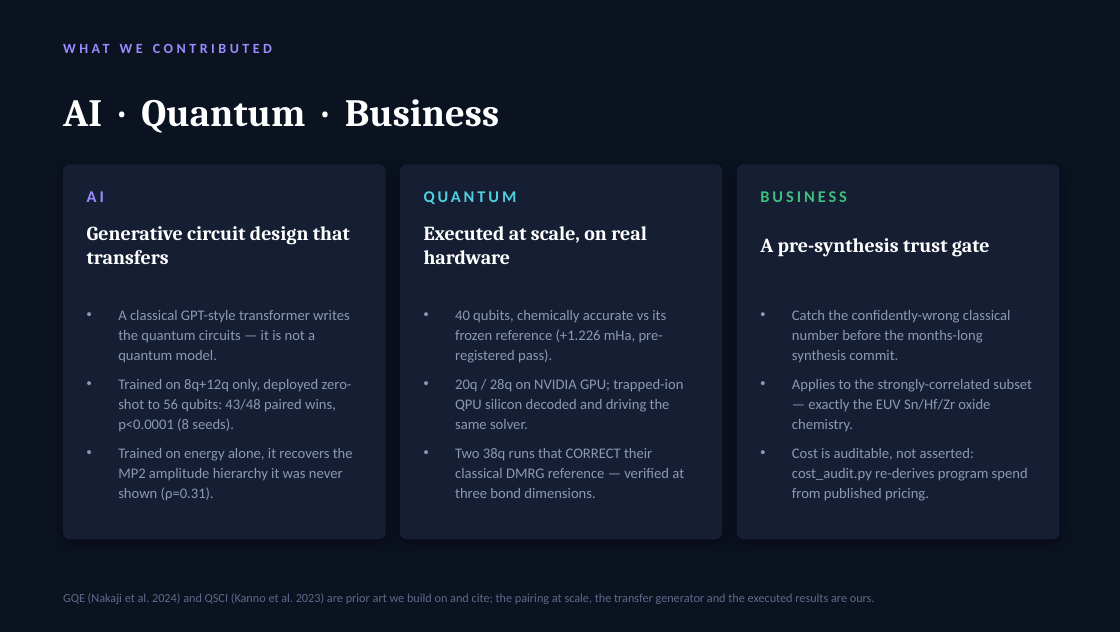
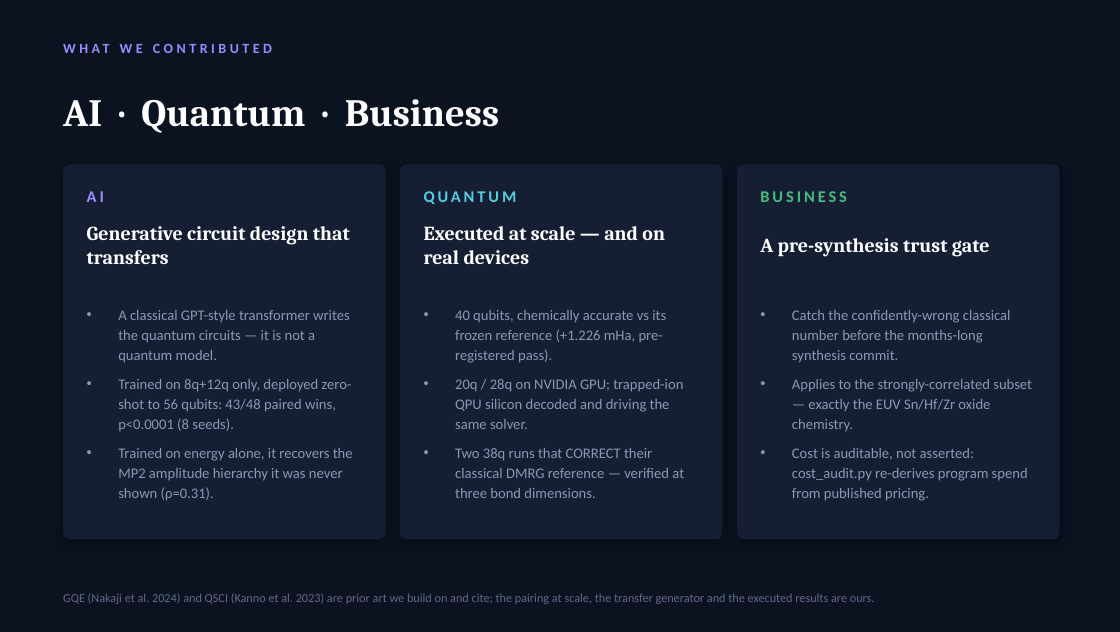
Before and after one commit to christianmetzl/potomac_advancedmaterials, a slide deck: slide 5 of paper/EIGENNEXUS_MATGENQ_Value_Story.pptx. Drawn at 1120x632 pixels with LibreOffice and Linux fonts; fonts in the diff are those of the drawing. Boxes give left, top, right and bottom in pixels: in the first picture for what was removed or moved away, otherwise in the second. Text is boxed around its words. In the diff, an @@ line names an element or a change of style, - is before the commit and + after.

```diff
--- a/paper/EIGENNEXUS_MATGENQ_Value_Story.pptx
+++ b/paper/EIGENNEXUS_MATGENQ_Value_Story.pptx
@@ text at <box>424,226,665,264</box>: text changed @@
-Executed at scale, on real hardware
+Executed at scale — and on real devices
```
Also in this commit, not shown: 3 other slides changed, 11 other files.
